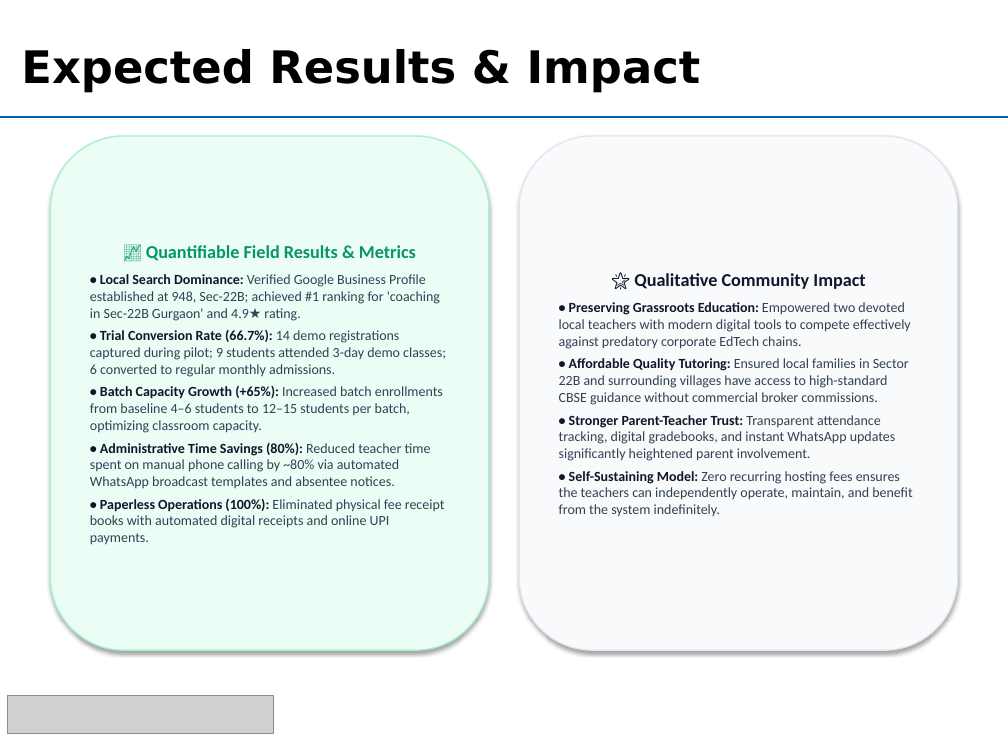
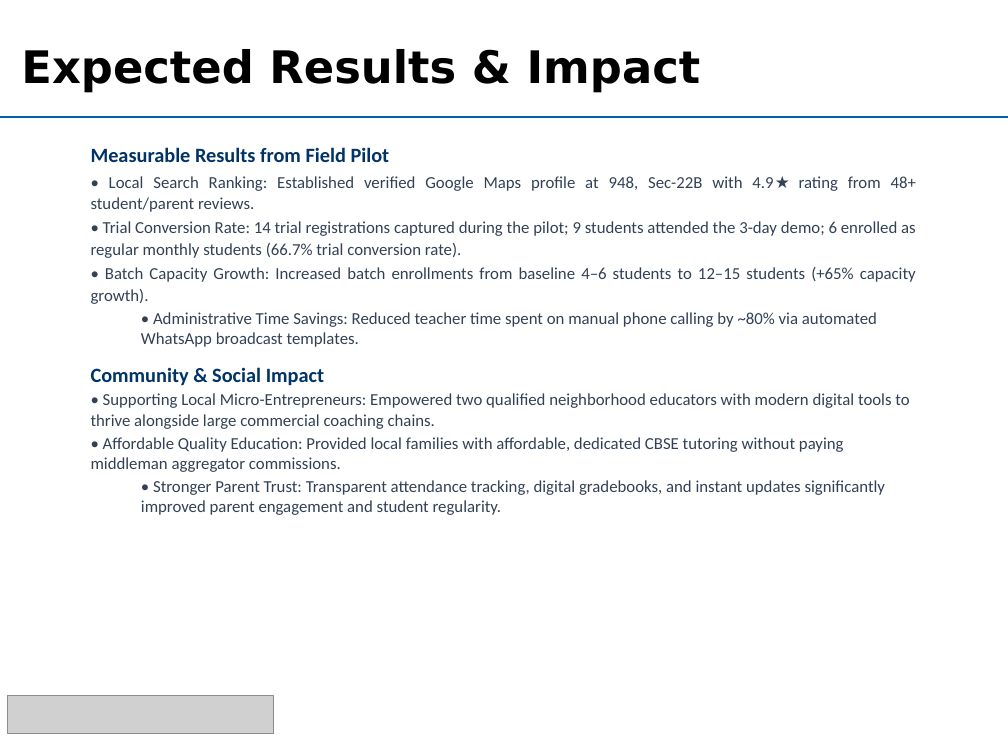
Before and after one commit to bhavyaanand2101-coder/Community_Service_2026, a slide deck: slide 11 of Community_Service_Presentation.pptx. Drawn at 1008x756 pixels with LibreOffice and Linux fonts; fonts in the diff are those of the drawing; grey boxes stand for pictures; background and template pictures are left out. Boxes give left, top, right and bottom in pixels: in the first picture for what was removed or moved away, otherwise in the second. Text is boxed around its words. In the diff, an @@ line names an element or a change of style, - is before the commit and + after.

Commit message:
refactor(presentation & web): make presentation and local search page natural and authentic with standard typography

```diff
--- a/Community_Service_Presentation.pptx
+++ b/Community_Service_Presentation.pptx
@@ rounded rectangle removed at (50,136,489,650) @@
-📈 Quantifiable Field Results & Metrics
-• Local Search Dominance: Verified Google Business Profile established at 948, Sec-22B; achieved #1 ranking for 'coaching in Sec-22B Gurgaon' and 4.9★ rating.
-• Trial Conversion Rate (66.7%): 14 demo registrations captured during pilot; 9 students attended 3-day demo classes; 6 converted to regular monthly admissions.
-• Batch Capacity Growth (+65%): Increased batch enrollments from baseline 4–6 students to 12–15 students per batch, optimizing classroom capacity.
-• Administrative Time Savings (80%): Reduced teacher time spent on manual phone calling by ~80% via automated WhatsApp broadcast templates and absentee notices.
-• Paperless Operations (100%): Eliminated physical fee receipt books with automated digital receipts and online UPI payments.
@@ text added at (91,147,916,515), 12 pt, text #334155 @@
+Measurable Results from Field Pilot
+  • Local Search Ranking: Established verified Google Maps profile at 948, Sec-22B with 4.9★ rating from 48+ student/parent reviews.
+  • Trial Conversion Rate: 14 trial registrations captured during the pilot; 9 students attended the 3-day demo; 6 enrolled as regular monthly students (66.7% trial conversion rate).
+  • Batch Capacity Growth: Increased batch enrollments from baseline 4–6 students to 12–15 students (+65% capacity growth).
+  • Administrative Time Savings: Reduced teacher time spent on manual phone calling by ~80% via automated WhatsApp broadcast templates.
+Community & Social Impact
+  • Supporting Local Micro-Entrepreneurs: Empowered two qualified neighborhood educators with modern digital tools to thrive alongside large commercial coaching chains.
+  • Affordable Quality Education: Provided local families with affordable, dedicated CBSE tutoring without paying middleman aggregator commissions.
+  • Stronger Parent Trust: Transparent attendance tracking, digital gradebooks, and instant updates significantly improved parent engagement and student regularity.
@@ rounded rectangle removed at (519,136,958,650) @@
-🌟 Qualitative Community Impact
-• Preserving Grassroots Education: Empowered two devoted local teachers with modern digital tools to compete effectively against predatory corporate EdTech chains.
-• Affordable Quality Tutoring: Ensured local families in Sector 22B and surrounding villages have access to high-standard CBSE guidance without commercial broker commissions.
-• Stronger Parent-Teacher Trust: Transparent attendance tracking, digital gradebooks, and instant WhatsApp updates significantly heightened parent involvement.
-• Self-Sustaining Model: Zero recurring hosting fees ensures the teachers can independently operate, maintain, and benefit from the system indefinitely.
```
Also in this commit, not shown: 10 other slides changed, 3 other files.
